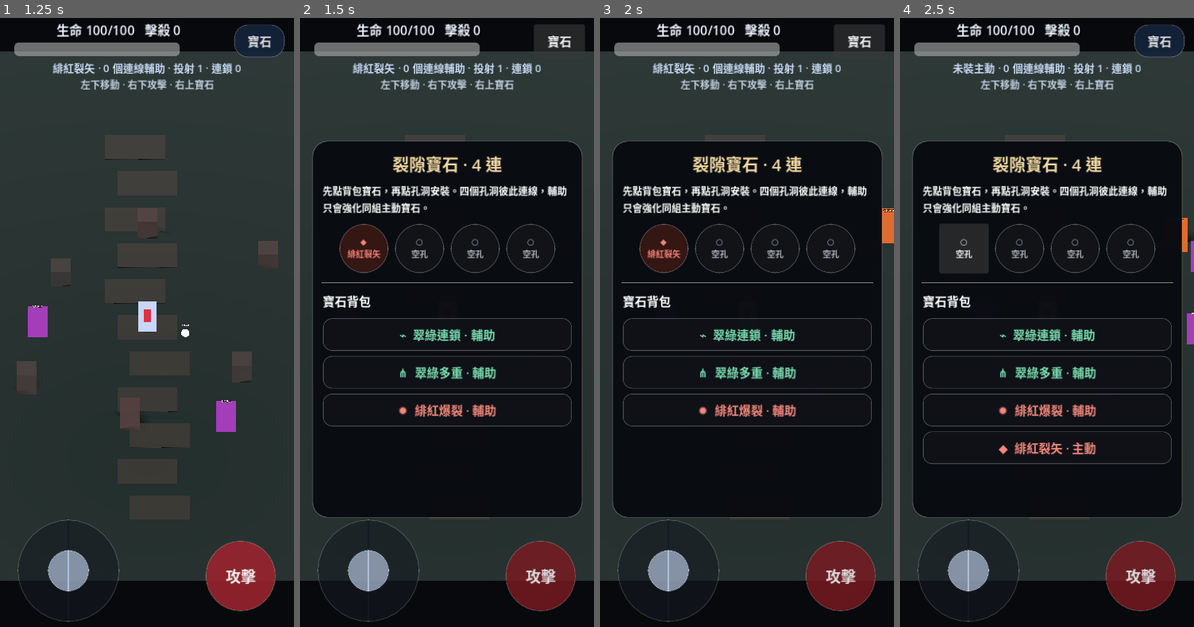
Above: before the commit, frames 1-4 (left to right).
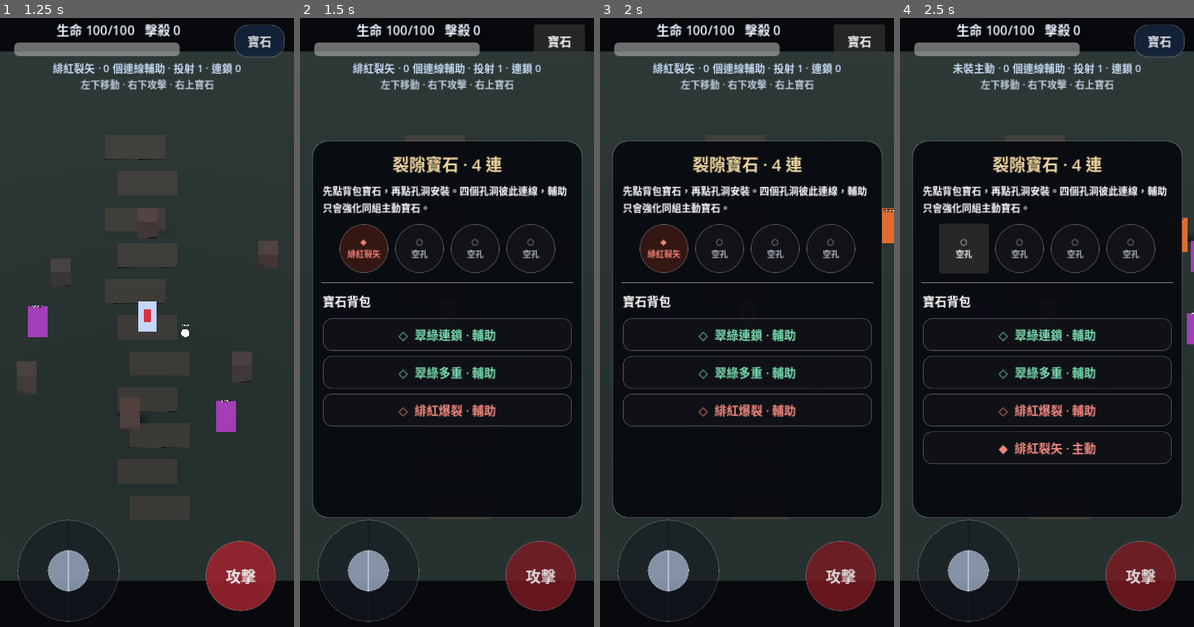
Above: after the commit, the same moments.

Repository: Lucypigr/-riftforged
Game: Godot game, scene res://main.tscn
The game is run twice, just before and just after one commit, with the same random seed, the same clock (stepped at 60 frames per second) and the same inputs.
Inputs:
- Up to frame 1 (1.25 s): click "攻擊" at 0.5 s
- Up to frame 2 (1.5 s): click "寶石" at 1.25 s
- Up to frame 3 (2 s): no input
- Up to frame 4 (2.5 s): click "◆ 緋紅裂矢" at 2 s

Frame 1 is identical in both runs. In frame 2, 0.7% of the frame differs, in the area x 33-67%, y 50-66%; in frame 3, 0.7%; in frame 4, 0.7%.

Commit message:
fix: simplify gem glyphs for bundled Chinese font

Diff:
--- a/godot/scripts/gem_catalog.gd
+++ b/godot/scripts/gem_catalog.gd
@@ -8,18 +8,17 @@
 
 const GEMS := {
     "crimson_bolt": {"id":"crimson_bolt", "color":"red", "kind":"active", "icon":"◆", "name":"緋紅裂矢", "active":{"damage":1.12, "speed":1.0, "projectile_color":"ff8b68"}},
-    "verdant_volley": {"id":"verdant_volley", "color":"green", "kind":"active", "icon":"✦", "name":"翠綠疾矢", "active":{"damage":0.86, "projectiles":1, "speed":1.12, "projectile_color":"71e7ab"}},
-    "azure_lance": {"id":"azure_lance", "color":"blue", "kind":"active", "icon":"◇", "name":"蒼藍霜槍", "active":{"damage":0.98, "pierce":1, "speed":1.2, "projectile_color":"83bdff"}},
-    "azure_arcshot": {"id":"azure_arcshot", "color":"blue", "kind":"active", "icon":"ϟ", "name":"蒼藍躍電", "active":{"damage":0.90, "chain":1, "speed":1.08, "projectile_color":"77c8ff"}},
-
-    "crimson_force": {"id":"crimson_force", "color":"red", "kind":"support", "icon":"⬢", "name":"緋紅猛攻", "support":{"damage":1.32, "cooldown":1.08}},
-    "crimson_burst": {"id":"crimson_burst", "color":"red", "kind":"support", "icon":"✹", "name":"緋紅爆裂", "support":{"damage":0.92, "splash":2.7, "splash_damage":0.45}},
-    "verdant_chain": {"id":"verdant_chain", "color":"green", "kind":"support", "icon":"⌁", "name":"翠綠連鎖", "support":{"chain":1, "damage":0.90}},
-    "verdant_multishot": {"id":"verdant_multishot", "color":"green", "kind":"support", "icon":"⋔", "name":"翠綠多重", "support":{"projectiles":2, "damage":0.84}},
-    "verdant_fork": {"id":"verdant_fork", "color":"green", "kind":"support", "icon":"Y", "name":"翠綠分岔", "support":{"forks":2, "fork_damage":0.72, "damage":0.90}},
-    "azure_pierce": {"id":"azure_pierce", "color":"blue", "kind":"support", "icon":"➶", "name":"蒼藍穿透", "support":{"pierce":2, "damage":0.94}},
-    "azure_haste": {"id":"azure_haste", "color":"blue", "kind":"support", "icon":"↯", "name":"蒼藍迅捷", "support":{"cooldown":0.82, "damage":0.92}},
-    "azure_reach": {"id":"azure_reach", "color":"blue", "kind":"support", "icon":"⇢", "name":"蒼藍延伸", "support":{"speed":1.18, "life":1.35, "damage":0.96}},
+    "verdant_volley": {"id":"verdant_volley", "color":"green", "kind":"active", "icon":"◆", "name":"翠綠疾矢", "active":{"damage":0.86, "projectiles":1, "speed":1.12, "projectile_color":"71e7ab"}},
+    "azure_lance": {"id":"azure_lance", "color":"blue", "kind":"active", "icon":"◆", "name":"蒼藍霜槍", "active":{"damage":0.98, "pierce":1, "speed":1.2, "projectile_color":"83bdff"}},
+    "azure_arcshot": {"id":"azure_arcshot", "color":"blue", "kind":"active", "icon":"◆", "name":"蒼藍躍電", "active":{"damage":0.90, "chain":1, "speed":1.08, "projectile_color":"77c8ff"}},
+    "crimson_force": {"id":"crimson_force", "color":"red", "kind":"support", "icon":"◇", "name":"緋紅猛攻", "support":{"damage":1.32, "cooldown":1.08}},
+    "crimson_burst": {"id":"crimson_burst", "color":"red", "kind":"support", "icon":"◇", "name":"緋紅爆裂", "support":{"damage":0.92, "splash":2.7, "splash_damage":0.45}},
+    "verdant_chain": {"id":"verdant_chain", "color":"green", "kind":"support", "icon":"◇", "name":"翠綠連鎖", "support":{"chain":1, "damage":0.90}},
+    "verdant_multishot": {"id":"verdant_multishot", "color":"green", "kind":"support", "icon":"◇", "name":"翠綠多重", "support":{"projectiles":2, "damage":0.84}},
+    "verdant_fork": {"id":"verdant_fork", "color":"green", "kind":"support", "icon":"◇", "name":"翠綠分岔", "support":{"forks":2, "fork_damage":0.72, "damage":0.90}},
+    "azure_pierce": {"id":"azure_pierce", "color":"blue", "kind":"support", "icon":"◇", "name":"蒼藍穿透", "support":{"pierce":2, "damage":0.94}},
+    "azure_haste": {"id":"azure_haste", "color":"blue", "kind":"support", "icon":"◇", "name":"蒼藍迅捷", "support":{"cooldown":0.82, "damage":0.92}},
+    "azure_reach": {"id":"azure_reach", "color":"blue", "kind":"support", "icon":"◇", "name":"蒼藍延伸", "support":{"speed":1.18, "life":1.35, "damage":0.96}},
 }
 
 const DROP_POOL := [
